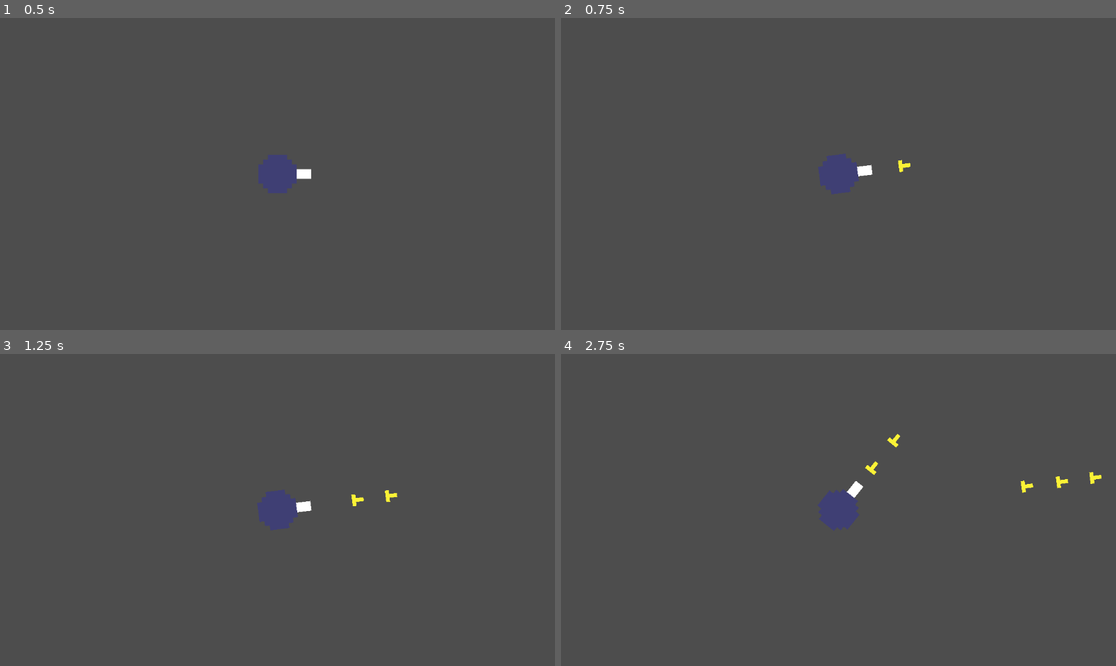
Above: before the commit, frames 1-4 (two rows, left to right).
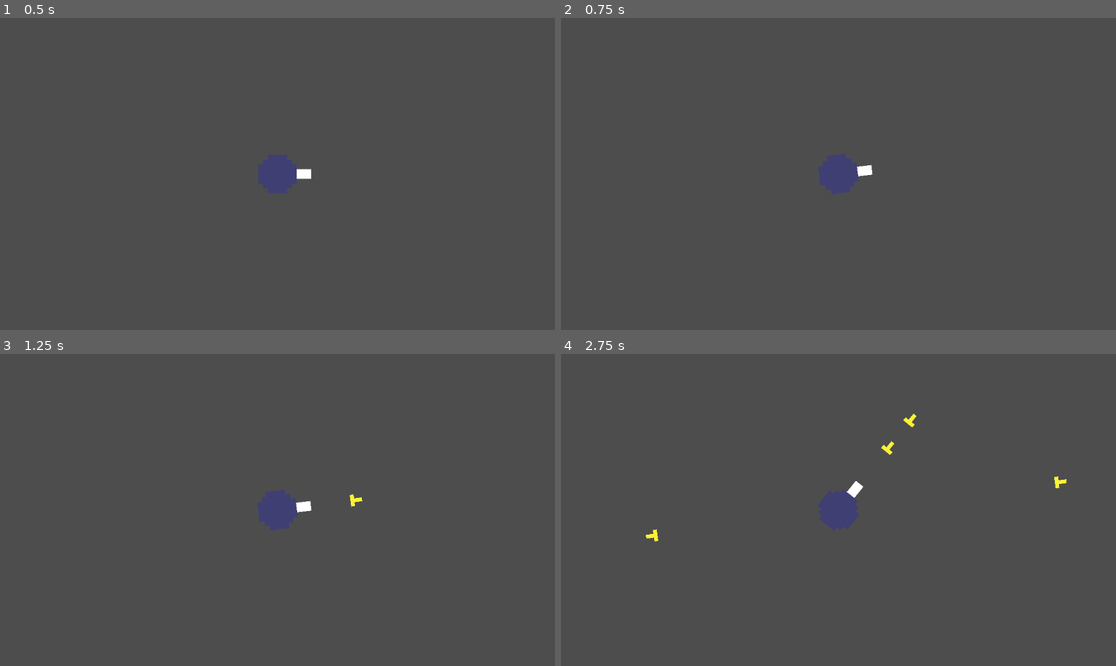
Above: after the commit, the same moments.

Repository: fisabreyt123-spec/shootem-up---first-game
Game: Godot game, scene res://Root.tscn
Two runs of this game, one before a commit and one after it. Both use one fixed random seed, a clock stepped at 60 frames per second and the inputs below.
Inputs (mouse positions are in pixels of both pictures, inside the frame that each line leads up to):
- Up to frame 1 (0.5 s): no input
- Up to frame 2 (0.75 s): tap Enter at 0.5 s; move the mouse to (960, 158) at 0.52 s; press the mouse at (960, 158) at 0.53 s
- Up to frame 3 (1.25 s): no input
- Up to frame 4 (2.75 s): move the mouse to (727, 525) at 1.27 s; release the mouse at (727, 525) at 1.28 s; click (727, 525) at 1.35 s; move the mouse to (894, 441) at 2.02 s; press the mouse at (894, 441) at 2.03 s

Frame 1 is identical in both runs. In frame 2, less than 0.1% of the frame differs, in the area x 60-63%, y 45-50%; in frame 3, less than 0.1%; in frame 4, 0.4%, in the area x 15-98%, y 19-61%.

Commit message:
Add enemy spawn timer and fix firing timing
The bullet needs to be fixed when hitting an enemy and the collision box of the enemies are too wide too

Introduce a timed enemy spawn system and correct player firing timing. root.gd: add max_time and current_time, randomize() on _ready, implement spawn_enemy() to instantiate and position enemies at a random point, and use _process to accumulate time and spawn periodically. player.gd: move current_time increment to the start of _physics_process to fix cooldown handling and remove duplicated increment; keep existing shoot logic and debug print. Root.tscn: remove unused null point entries.

Diff:
--- a/Root.tscn
+++ b/Root.tscn
@@ -8,8 +8,6 @@
 
 [node name="Root" type="Node2D"]
 script = ExtResource("1_170dk")
-point_1 = null
-point_2 = null
 
 [node name="Player" type="CharacterBody2D" parent="."]
 position = Vector2(576, 324)
--- a/player.gd
+++ b/player.gd
@@ -9,11 +9,12 @@
 #Mouse-following movement function + Shoot command
 func _physics_process(delta):
 	look_at(get_global_mouse_position())
+	current_time += delta
 	if (Input.is_action_pressed("shoot")):
 		if start == true:
 			fire()
 			start = false
-		current_time += delta
+
 		print(current_time)
 		if current_time > max_time and start == false:
 			fire()
--- a/root.gd
+++ b/root.gd
@@ -1,4 +1,7 @@
 extends Node2D
+
+var max_time = 5
+var current_time = 0
 
 #region Rnd spawn pos part 1 : define two points
 @export var point_1: Vector2 = Vector2(50, 50)
@@ -7,6 +10,7 @@
 
 #region Spawning enemy part 1 : Saving the enemy Blueprint
 @onready var enemy_bp: Resource = preload("res://enemy.tscn")
+#endregion
 
 #region rnd spawn pos part 2 : create Rnd function that will give a rnd pos in the scene
 func get_random_point_inside(p1: Vector2, p2: Vector2) -> Vector2:
@@ -16,13 +20,25 @@
 	var random_point_inside: Vector2 = Vector2(x_value, y_value)
 
 	return(random_point_inside)
+#region Spawning enemy part 2 : create the function
+func spawn_enemy():
+	var enemy_instance: Node = enemy_bp.instantiate()
+	add_child(enemy_instance)
+
+	#space to add further code here : the enemy "can" spawn IN the player so we will do a while loop to avoid that
+
+	var spawn_location: Vector2 = get_random_point_inside(point_1, point_2)
+	enemy_instance.set_position(spawn_location)
 
 
 # Called when the node enters the scene tree for the first time.
 func _ready() -> void:
-	pass # Replace with function body.
+	randomize()
 
 
 # Called every frame. 'delta' is the elapsed time since the previous frame.
 func _process(delta: float) -> void:
-	pass
+	current_time += delta
+	if current_time > max_time:
+		spawn_enemy()
+		current_time = 0
